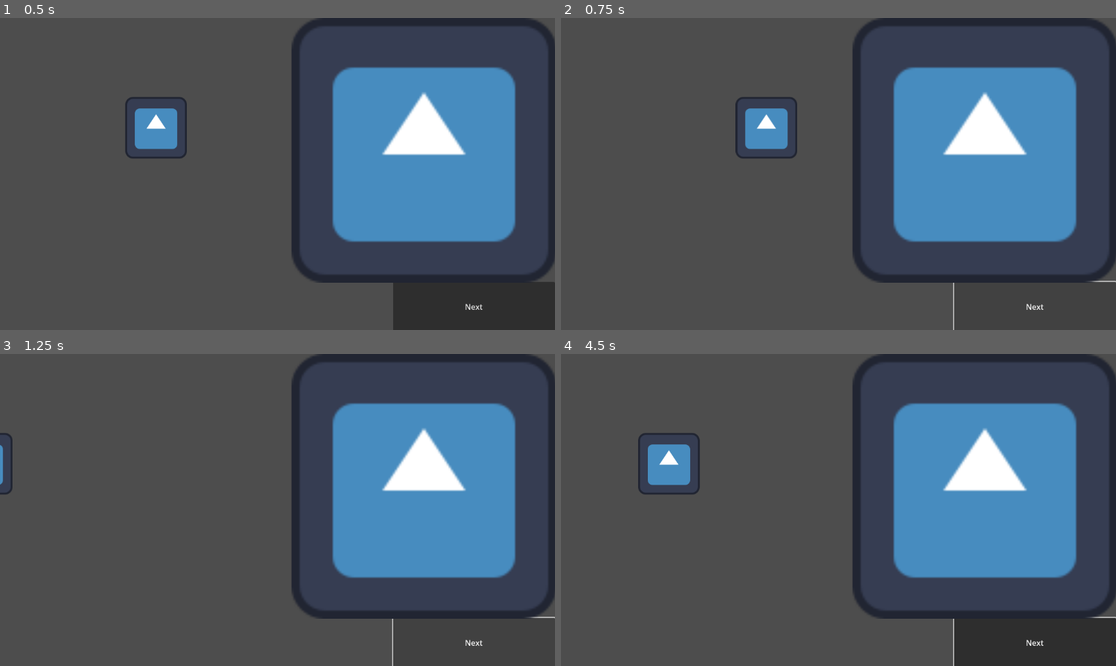
Above: before the commit, frames 1-4 (two rows, left to right).
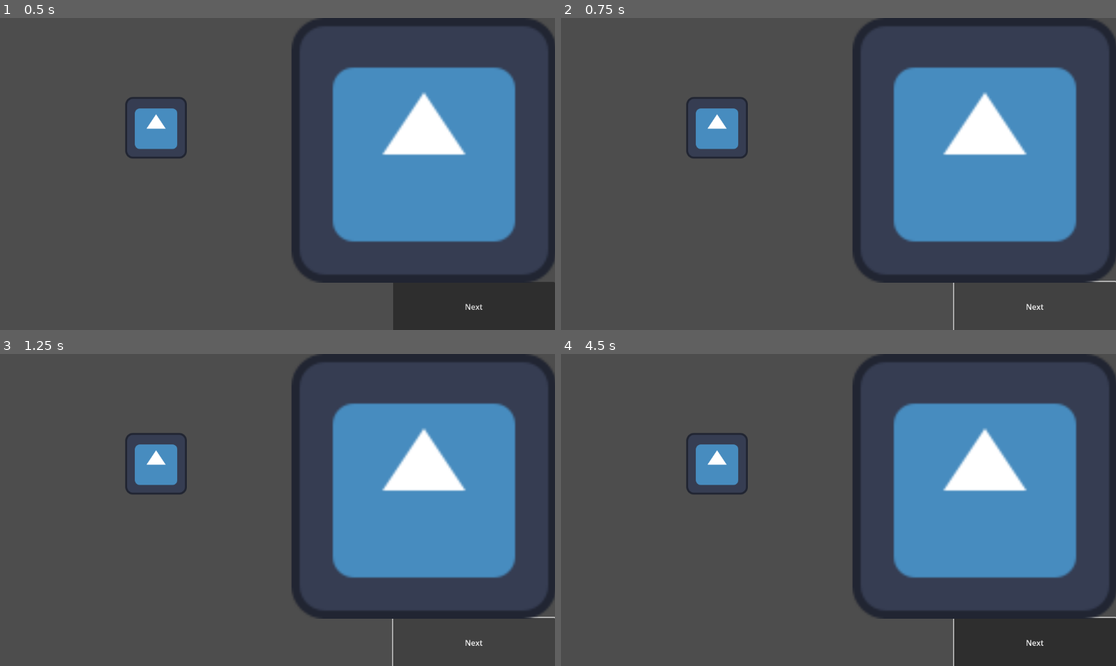
Above: after the commit, the same moments.

Repository: fimo3/mask
Game: Godot game, scene res://main.tscn
Same seed, same stepped clock (60 frames per second), same inputs: the game is played once before the commit and once after it. The engine's default icon, where the game draws it, is replaced by a stand-in: a white triangle on a blue panel in a dark square.
Inputs (mouse positions are in pixels of both pictures, inside the frame that each line leads up to):
- Up to frame 1 (0.5 s): no input
- Up to frame 2 (0.75 s): click "Next" at 0.5 s
- Up to frame 3 (1.25 s): no input
- Up to frame 4 (4.5 s): click "Next" at 1.25 s; click "Next" at 2 s; move the mouse to (960, 494) at 2.77 s; tap Enter at 3.5 s; move the mouse to (727, 525) at 3.52 s; move the mouse to (894, 441) at 4.27 s

Frame 1 is identical in both runs. In frame 2, 2.4% of the frame differs, in the area x 22-43%, y 25-45%; in frame 3, 1.4%; in frame 4, 2.4%.
Error after the commit: Invalid call. Nonexistent function 'move_to' in base 'RigidBody2D'. (res://spawner.gd:36)

Commit message:
Restore person.gd to local/original version while keeping incoming for other files

Diff:
--- a/person.gd
+++ b/person.gd
@@ -1,29 +1,5 @@
-extends Node2D
+extends CharacterBody2D
 
-@export var face_sprites: Array[Texture2D]
-@export var min_problem_id := 0
-@export var max_problem_id := 0
-
-var problem_id: int
-
-@onready var sprite: Sprite2D = $Sprite
-
-func _ready():
-	assign_random_problem()
-
-func assign_random_problem():
-	if face_sprites.is_empty():
-		push_error("Face sprites array is empty!")
-		return
-
-	if max_problem_id == 0:
-		max_problem_id = face_sprites.size() - 1
-
-	problem_id = randi_range(min_problem_id, max_problem_id)
-	sprite.texture = face_sprites[problem_id]
-
-func move_to(target: Vector2, duration := 0.5):
-	var tween = create_tween()
-	tween.tween_property(self, "position", target, duration)\
-		.set_trans(Tween.TRANS_SINE)\
-		.set_ease(Tween.EASE_IN_OUT)
+func _physics_process(delta: float) -> void:
+	#netanyahu
+	move_and_slide()
